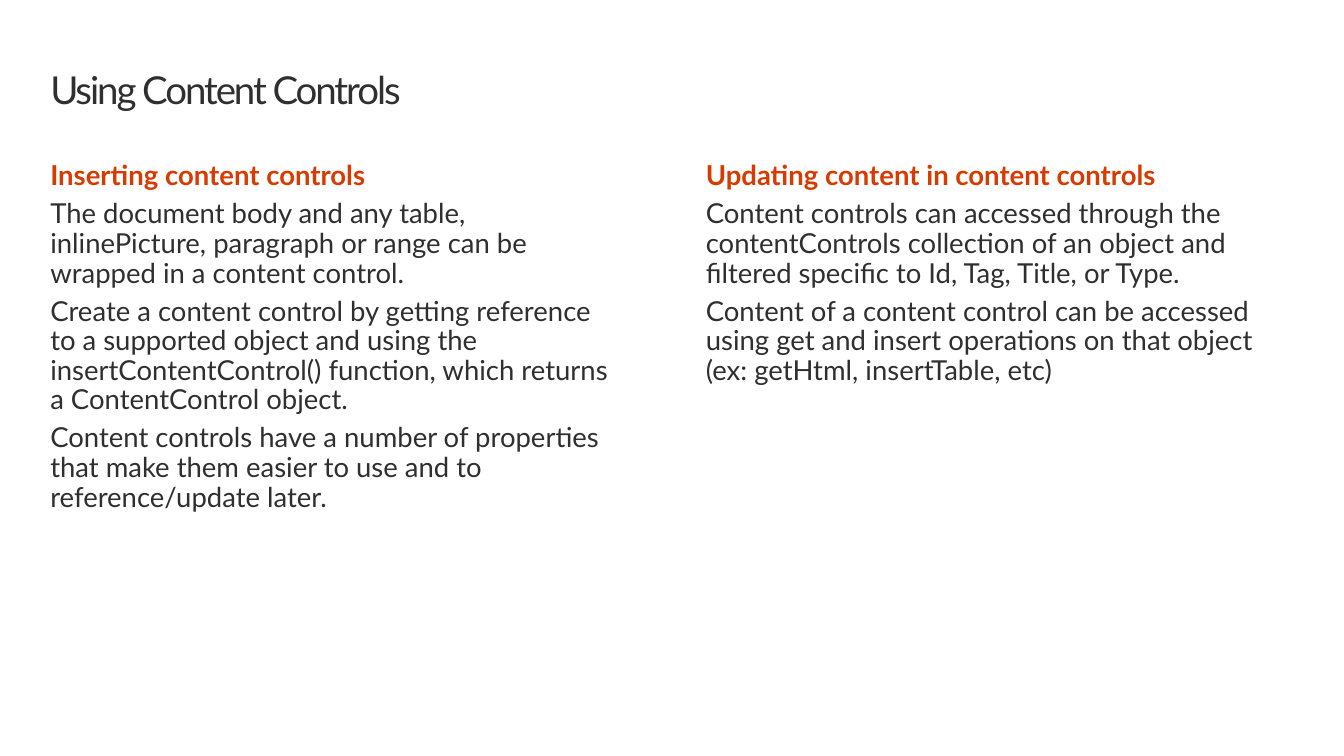
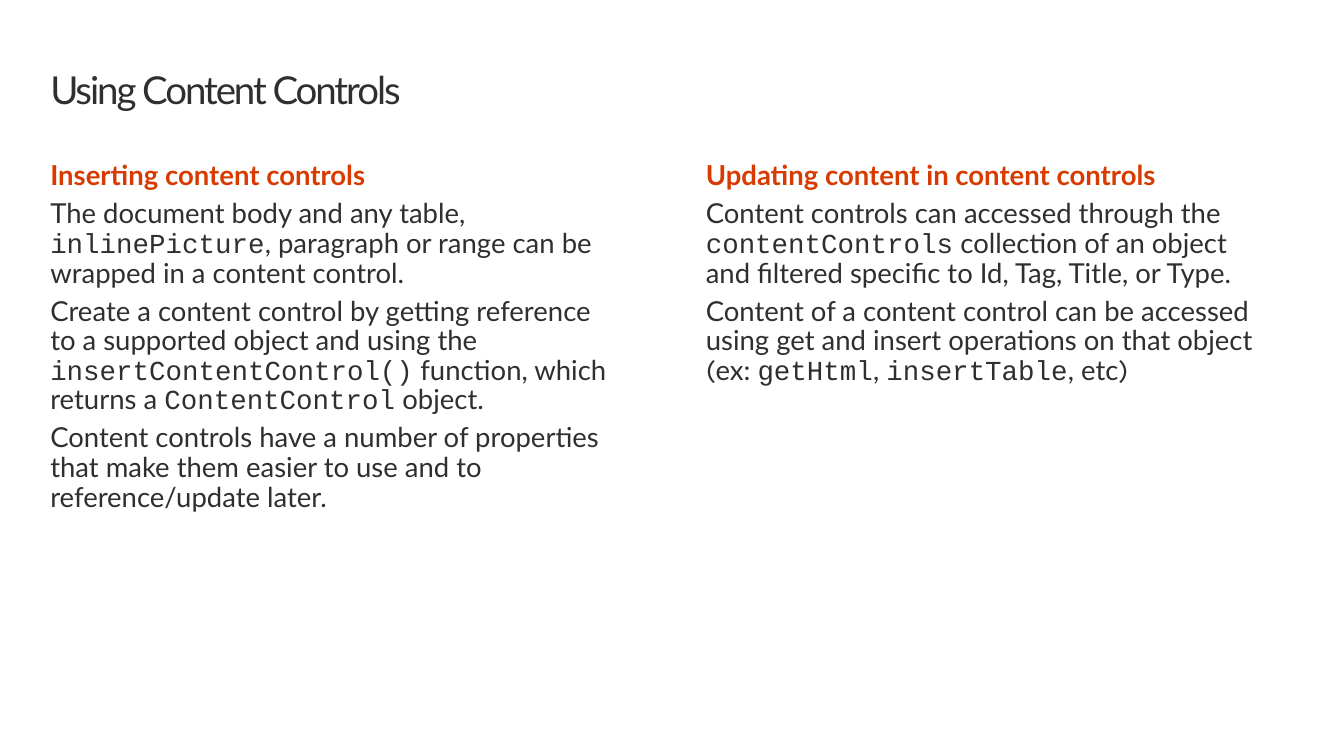
Before and after one commit to OfficeDev/TrainingContent, a slide deck: slide 4 of OfficeAddin/01 Building Add-ins for Microsoft Word/03 Content Controls in Word Add-ins.pptx. Drawn at 1344x756 pixels with LibreOffice and Linux fonts; fonts in the diff are those of the drawing; background and template pictures are left out. Boxes give left, top, right and bottom in pixels: in the first picture for what was removed or moved away, otherwise in the second. Text is boxed around its words. In the diff, an @@ line names an element or a change of style, - is before the commit and + after.

```diff
--- a/OfficeAddin/01 Building Add-ins for Microsoft Word/03 Content Controls in Word Add-ins.pptx
+++ b/OfficeAddin/01 Building Add-ins for Microsoft Word/03 Content Controls in Word Add-ins.pptx
@@ text at bbox=[50, 202, 606, 414]: font Lato to Courier New in "inlinePicture,", "insertContentControl() ContentControl" @@
@@ text at bbox=[706, 202, 1252, 386]: font Lato to Courier New in "contentControls", "getHtml, insertTable,"; font Lato to Karla in "(ex: etc)" @@
```
Also in this commit, not shown: 2 other slides changed, 41 other files.
